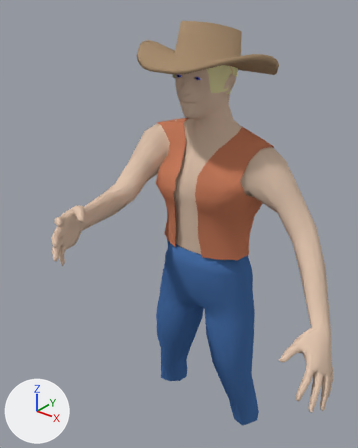
Two versions of the Blender file Assets/Blender/throw.blend, one commit apart.
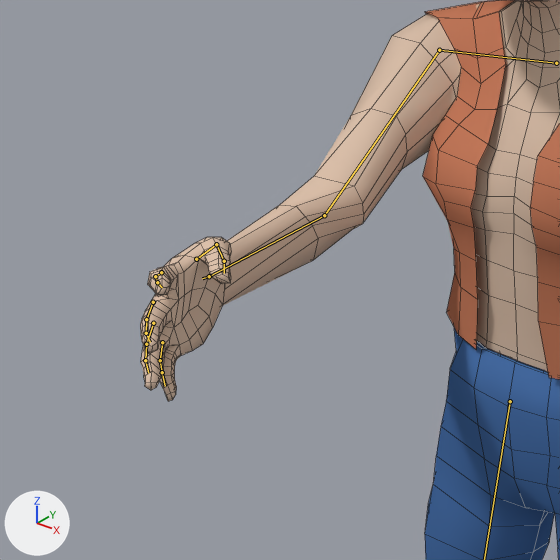
Each version is shown whole from a camera (50 mm lens) standing at (0.846, -1.236, 1.848) and looking at (0.049, -0.241, 1.231), then close up on the part from 0% to 58% of the width and 26% to 72% of the height. The axes (+X, +Y, +Z) are drawn at lower left. The lights are the same throughout. Both versions are drawn at frame 36 of the action 'downunderAction'; the numbers are the values there. The bones that bend it are drawn over the model as lines in the close-ups. The close-ups show mesh edges as thin lines.

The first close-up shows 'pants', 'torso', 'vest'.
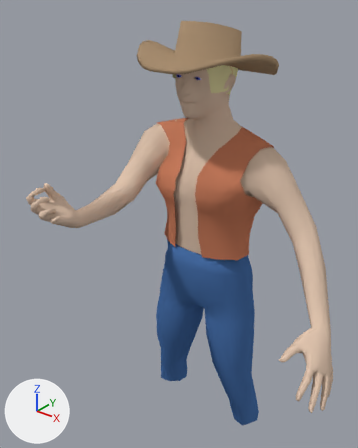
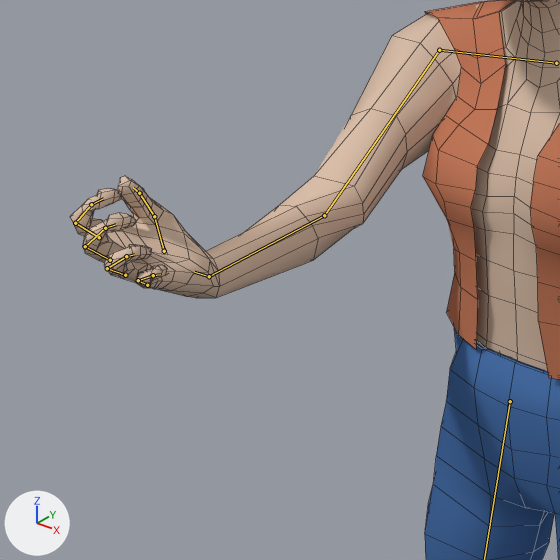
Commit message: Modified throw animation to more closely match rotation of the wrist with how things are thrown.  Also incorporated the fingers open/closed during the throw.blend The swing animation does the same thing... but hopefully the open fingers at the throw point won't be distracting :D

Changed parts and their boxes (x1, y1, x2, y2) in the close-ups (560 x 560 px):
```json
{"object": "torso", "change": "posed", "before": [140, 0, 560, 401], "after": [70, 0, 560, 371]}
{"bone": "hand_r", "before": "(209, 276) to (202, 278)", "after": "(209, 276) to (194, 272)"}
{"bone": "index_02_r", "before": "(155, 276) to (157, 282)", "after": "(75, 223) to (91, 204)"}
{"bone": "index_03_r", "before": "(157, 282) to (162, 287)", "after": "(91, 204) to (103, 198)"}
{"bone": "middle_02_r", "before": "(146, 319) to (146, 333)", "after": "(85, 246) to (105, 228)"}
{"bone": "middle_03_r", "before": "(146, 333) to (150, 342)", "after": "(105, 228) to (116, 224)"}
{"bone": "pinky_02_r", "before": "(160, 360) to (162, 372)", "after": "(138, 280) to (153, 275)"}
{"bone": "pinky_03_r", "before": "(162, 372) to (165, 386)", "after": "(153, 275) to (160, 274)"}
{"bone": "ring_02_r", "before": "(146, 344) to (145, 360)", "after": "(107, 268) to (126, 256)"}
{"bone": "ring_03_r", "before": "(145, 360) to (148, 373)", "after": "(126, 256) to (134, 254)"}
```

Edits to the scene script, one JSON object a line:
```json
{"block": "bone_hand_r", "where": "bone_hand_r = bpy.data.objects['downunder'].pose.bones['hand_r']  # child of 'lowerarm_r'"}
{"op": "set", "path": "bone_hand_r.rotation_quaternion", "old": "(1.0, 0.0, 0.0, 0.0)", "new": "(0.798, 0.027, 0.503, -0.331)", "note": "degrees (0, 0, 0) -> degrees (-30, 55, -61)"}
{"block": "bone_index_02_r", "where": "bone_index_02_r = bpy.data.objects['downunder'].pose.bones['index_02_r']  # child of 'index_01_r'"}
{"op": "set", "path": "bone_index_02_r.rotation_quaternion", "old": "(0.995, 0.02, -0.003, -0.005)", "new": "(0.829, 0.558, 0.01, -0.014)", "note": "degrees (2, 0, -1) -> degrees (68, 2, -1)"}
{"block": "bone_index_03_r", "where": "bone_index_03_r = bpy.data.objects['downunder'].pose.bones['index_03_r']  # child of 'index_02_r'"}
{"op": "set", "path": "bone_index_03_r.location", "old": "(-0.05, 0.04, 0.02)", "new": "(-1.21, 1.04, 0.26)"}
{"op": "set", "path": "bone_index_03_r.rotation_quaternion", "old": "(0.982, 0.024, 0.027, 0.004)", "new": "(0.45, 0.592, 0.662, 0.097)", "note": "degrees (3, 3, 1) -> degrees (131, 29, 83)"}
{"block": "bone_middle_02_r", "where": "bone_middle_02_r = bpy.data.objects['downunder'].pose.bones['middle_02_r']  # child of 'middle_01_r'"}
{"op": "set", "path": "bone_middle_02_r.location", "old": "(0.0, 0.0, 0.0)", "new": "(0.06, -0.14, 0.0)"}
{"op": "set", "path": "bone_middle_02_r.rotation_quaternion", "old": "(0.995, 0.02, -0.007, -0.001)", "new": "(0.829, 0.543, -0.081, 0.101)", "note": "degrees (2, -1, 0) -> degrees (66, -14, 5)"}
{"block": "bone_middle_03_r", "where": "bone_middle_03_r = bpy.data.objects['downunder'].pose.bones['middle_03_r']  # child of 'middle_02_r'"}
{"op": "set", "path": "bone_middle_03_r.location", "old": "(-0.03, 0.03, 0.02)", "new": "(-0.73, 0.72, 0.38)"}
{"op": "set", "path": "bone_middle_03_r.rotation_quaternion", "old": "(0.982, 0.027, 0.022, 0.01)", "new": "(0.45, 0.664, 0.546, 0.244)", "note": "degrees (3, 3, 1) -> degrees (119, 10, 73)"}
{"block": "bone_pinky_02_r", "where": "bone_pinky_02_r = bpy.data.objects['downunder'].pose.bones['pinky_02_r']  # child of 'pinky_01_r'"}
{"op": "set", "path": "bone_pinky_02_r.location", "old": "(0.0, 0.0, -0.02)", "new": "(0.12, -0.25, -0.36)"}
{"op": "set", "path": "bone_pinky_02_r.rotation_quaternion", "old": "(0.995, 0.017, -0.011, 0.006)", "new": "(0.829, 0.448, -0.193, 0.273)", "note": "degrees (2, -1, 1) -> degrees (51, -34, 20)"}
{"block": "bone_pinky_03_r", "where": "bone_pinky_03_r = bpy.data.objects['downunder'].pose.bones['pinky_03_r']  # child of 'pinky_02_r'"}
{"op": "set", "path": "bone_pinky_03_r.rotation_quaternion", "old": "(0.982, 0.027, 0.015, 0.019)", "new": "(0.45, 0.661, 0.362, 0.479)", "note": "degrees (3, 2, 2) -> degrees (98, -18, 73)"}
{"block": "bone_ring_02_r", "where": "bone_ring_02_r = bpy.data.objects['downunder'].pose.bones['ring_02_r']  # child of 'ring_01_r'"}
{"op": "set", "path": "bone_ring_02_r.location", "old": "(0.0, 0.0, -0.01)", "new": "(0.09, -0.16, -0.15)"}
{"op": "set", "path": "bone_ring_02_r.rotation_quaternion", "old": "(0.995, 0.019, -0.009, 0.001)", "new": "(0.829, 0.512, -0.16, 0.155)", "note": "degrees (2, -1, 0) -> degrees (62, -25, 6)"}
{"block": "bone_ring_03_r", "where": "bone_ring_03_r = bpy.data.objects['downunder'].pose.bones['ring_03_r']  # child of 'ring_02_r'"}
{"op": "set", "path": "bone_ring_03_r.location", "old": "(-0.01, 0.01, 0.01)", "new": "(-0.35, 0.39, 0.27)"}
{"op": "set", "path": "bone_ring_03_r.rotation_quaternion", "old": "(0.982, 0.029, 0.017, 0.013)", "new": "(0.45, 0.718, 0.423, 0.32)", "note": "degrees (3, 2, 2) -> degrees (113, -5, 64)"}
```
